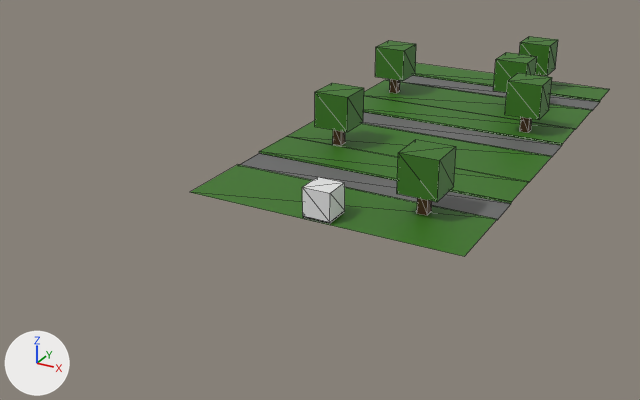
Before and after pictures for a commit that changed the glTF model resources/image/cenario.glb.
Rendered twice from a camera (50 mm lens) standing at (25.0, -46.0, 24.2) and looking at (-4.7, 8.1, -2.9). Every picture has the same lights, and +X, +Y and +Z are marked at lower left. Mesh edges are drawn as thin lines. Where no turn or scale is listed for an object, it has been applied to the vertices. Vertices at the same position are counted once.

Script lines for the objects in view, before the commit:
```python
ob_cenario = bpy.data.objects.new('cenario', me_cube)
ob_cenario.location = (0.0, 4.0, 0.0)
ob_cenario.scale = (10.0, 1.0, 1.0)
ob_cube_001 = bpy.data.objects.new('Cube.001', me_cube_003)
ob_cube_001.location = (0.0, 17.0, 0.0)
ob_cube_002 = bpy.data.objects.new('Cube.002', me_cube_004)
ob_cube_002.location = (0.0, 30.0, 0.0)
ob_obstaculo1 = bpy.data.objects.new('obstaculo1', me_cube_002)
ob_obstaculo1.location = (5.49, 3.66, 1.05)
ob_obstaculo1_001 = bpy.data.objects.new('obstaculo1.001', me_cube_005)
ob_obstaculo1_001.location = (-5.51, 12.66, 1.05)
ob_obstaculo1_002 = bpy.data.objects.new('obstaculo1.002', me_cube_006)
ob_obstaculo1_002.location = (6.49, 22.66, 1.05)
ob_obstaculo1_003 = bpy.data.objects.new('obstaculo1.003', me_cube_007)
ob_obstaculo1_003.location = (-7.51, 27.66, 1.05)
ob_obstaculo1_004 = bpy.data.objects.new('obstaculo1.004', me_cube_008)
ob_obstaculo1_004.location = (3.49, 28.66, 1.05)
ob_obstaculo1_005 = bpy.data.objects.new('obstaculo1.005', me_cube_009)
ob_obstaculo1_005.location = (3.49, 35.66, 1.05)
# also in view: 'personagem' at (0.0, 0.0, 1.3)
```
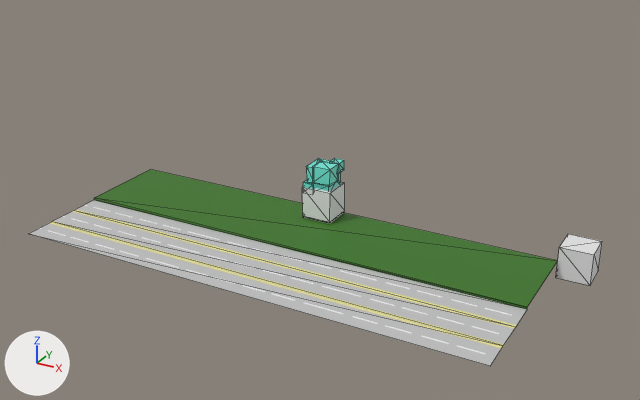
Pixel boxes [x1, y1, x2, y2] of what changed, in the pictures (640 x 400 px):
'cenario', reshaped, moved, rescaled (37% wider, 17% taller)
    before: [190, 136, 528, 256]
    after: [94, 169, 557, 309]
'rua3x3', added
    after: [29, 200, 527, 366]
'Cube.001', deleted (green)
    before: [288, 96, 575, 182]
'Cube.002', deleted (green)
    before: [364, 63, 610, 129]
'obstaculo1', deleted (green)
    before: [397, 139, 456, 215]
'obstaculo1.001', deleted (green)
    before: [315, 83, 364, 145]
'obstaculo1.002', deleted (green)
    before: [505, 73, 552, 132]
'Cube', added
    after: [556, 234, 602, 285]
'obstaculo1.003', deleted (green)
    before: [375, 41, 416, 93]
'obstaculo1.004', deleted (green)
    before: [493, 52, 537, 93]
'tree_blocks', added (cyan)
    after: [303, 158, 344, 191]
'obstaculo1.005', deleted (green)
    before: [519, 36, 558, 76]

The change, as a list of edits to the scene's bpy script:
```text
Add img_base_color_bake_collection:
    img_base_color_bake_collection = load_image('BASE COLOR_Bake collection', '_unpacked/BASE_COLOR_Bake_collection', 512, 512, 'sRGB')
Add img_rua1:
    img_rua1 = load_image('rua1', '_unpacked/rua1', 256, 249, 'sRGB')
Add mat_material_005:
    mat_material_005 = principled_material('Material.005')
    mat_material_005.texture = img_base_color_bake_collection
Add mat_rua:
    mat_rua = principled_material('rua')
    mat_rua.texture = img_rua1
Change me_cube:
    used by ob_cenario; location = (0.0, 4.0, 0.0); scale = (10.0, 1.0, 1.0)
    remove me_cube.from_pydata(...)  # 12 vertices, 10 faces; spans x -1.0..1.0, y -5.0..8.0, z -0.05..0.1
    add me_cube.from_pydata(...)  # 6 vertices, 4 faces; spans x -1.0..1.0, y -2.93..3.07, z -0.15..0.0
    me_cube part 1: the whole mesh is rebuilt
    remove me_cube.materials.append(mat_material_003)  # dark grey #6b6b6b
Add me_tree_blocks:
    me_tree_blocks.from_pydata(...)  # 68 vertices, 132 faces; spans x -0.96..0.96, y -0.96..0.96, z 0.0..3.8
    me_tree_blocks.materials.append(mat_material_005)  # picture img_base_color_bake_collection
Add me_cube_004_1:
    me_cube_004_1.from_pydata(...)  # 8 vertices, 6 faces; spans x -15.0..15.0, y -5.0..1.0, z 0.0
    me_cube_004_1.materials.append(mat_rua)  # picture img_rua1
Add me_cube_003_1:
    me_cube_003_1.from_pydata(...)  # a box spanning x -1.0..1.0, y -1.0..1.0, z -1.0..1.0
Change ob_cenario:
    ob_cenario.location: (0.0, 4.0, 0.0) -> (0.0, -2.07, 0.1)
    ob_cenario.scale: (10.0, 1.0, 1.0) -> (15.0, 1.0, 1.0)
Remove ob_obstaculo1:
    ob_obstaculo1 = bpy.data.objects.new('obstaculo1', me_cube_002)
    ob_obstaculo1.location = (5.49, 3.66, 1.05)
Remove ob_cube_001:
    ob_cube_001 = bpy.data.objects.new('Cube.001', me_cube_003)
    ob_cube_001.location = (0.0, 17.0, 0.0)
Remove ob_cube_002:
    ob_cube_002 = bpy.data.objects.new('Cube.002', me_cube_004)
    ob_cube_002.location = (0.0, 30.0, 0.0)
Remove ob_obstaculo1_001:
    ob_obstaculo1_001 = bpy.data.objects.new('obstaculo1.001', me_cube_005)
    ob_obstaculo1_001.location = (-5.51, 12.66, 1.05)
Remove ob_obstaculo1_002:
    ob_obstaculo1_002 = bpy.data.objects.new('obstaculo1.002', me_cube_006)
    ob_obstaculo1_002.location = (6.49, 22.66, 1.05)
Remove ob_obstaculo1_003:
    ob_obstaculo1_003 = bpy.data.objects.new('obstaculo1.003', me_cube_007)
    ob_obstaculo1_003.location = (-7.51, 27.66, 1.05)
Remove ob_obstaculo1_004:
    ob_obstaculo1_004 = bpy.data.objects.new('obstaculo1.004', me_cube_008)
    ob_obstaculo1_004.location = (3.49, 28.66, 1.05)
Remove ob_obstaculo1_005:
    ob_obstaculo1_005 = bpy.data.objects.new('obstaculo1.005', me_cube_009)
    ob_obstaculo1_005.location = (3.49, 35.66, 1.05)
Add ob_tree_blocks:
    ob_tree_blocks = bpy.data.objects.new('tree_blocks', me_tree_blocks)
    ob_tree_blocks.location = (0.0, 0.0, 0.0)
Add ob_rua3x3:
    ob_rua3x3 = bpy.data.objects.new('rua3x3', me_cube_004_1)
    ob_rua3x3.location = (0.0, -6.0, -0.05)
Add ob_cube:
    ob_cube = bpy.data.objects.new('Cube', me_cube_003_1)
    ob_cube.location = (16.0, 2.0, 0.0)
```
